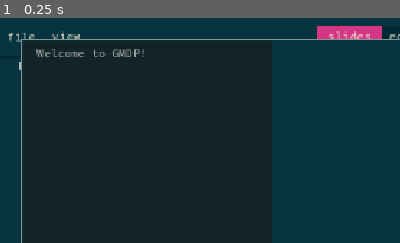
Above: before the commit, frame 1.
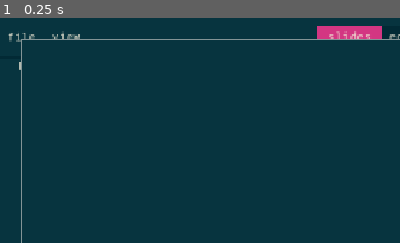
Above: after the commit, the same moment.

Repository: WinnerWind/gmdp
Game: Godot game, scene res://scenes/main.tscn
Two runs of this game, one before a commit and one after it. Both use one fixed random seed, a clock stepped at 60 frames per second and the inputs below.
Inputs:
- Up to frame 1 (0.25 s): no input
The pictures show only the part of the screen within x 0-50%, y 0-50%; the shares and areas given below are measured in that part.

The runs differ from the first frame. In frame 1, 0.5% of the frame differs, in the area x 9-36%, y 13-18%.
Error before the commit: Attempt to call function 'get_directories' in base 'null instance' on a null instance. (res://scripts/ui/views/help_panel.gd:17)

Commit message:
Basic docs panel (no closing)

Diff:
--- a/project.godot
+++ b/project.godot
@@ -35,6 +35,7 @@
 
 folder_colors={
 "res://addons/": "gray",
+"res://docs/": "red",
 "res://resources/": "teal",
 "res://scenes/": "green",
 "res://scripts/": "blue",
--- a/resources/theme/base.tres
+++ b/resources/theme/base.tres
@@ -101,6 +101,14 @@
 bg_color = Color(0.00784314, 0.164706, 0.207843, 1)
 
 [sub_resource type="StyleBoxEmpty" id="StyleBoxEmpty_7ip6p"]
+
+[sub_resource type="StyleBoxEmpty" id="StyleBoxEmpty_obvna"]
+
+[sub_resource type="StyleBoxEmpty" id="StyleBoxEmpty_chhdl"]
+
+[sub_resource type="StyleBoxEmpty" id="StyleBoxEmpty_d4yhd"]
+
+[sub_resource type="StyleBoxEmpty" id="StyleBoxEmpty_ijfu0"]
 
 [sub_resource type="StyleBoxFlat" id="StyleBoxFlat_tv0ux"]
 content_margin_left = 5.0
@@ -208,6 +216,10 @@
 TextEdit/colors/font_color = Color(0.976471, 0.94902, 0.87451, 1)
 TextEdit/styles/focus = SubResource("StyleBoxEmpty_7ip6p")
 TextEdit/styles/normal = ExtResource("2_lfacf")
+Tree/styles/focus = SubResource("StyleBoxEmpty_obvna")
+Tree/styles/panel = SubResource("StyleBoxEmpty_chhdl")
+Tree/styles/selected = SubResource("StyleBoxEmpty_d4yhd")
+Tree/styles/selected_focus = SubResource("StyleBoxEmpty_ijfu0")
 VScrollBar/styles/grabber = ExtResource("4_bwsqs")
 VScrollBar/styles/grabber_highlight = SubResource("StyleBoxFlat_tv0ux")
 VScrollBar/styles/grabber_pressed = SubResource("StyleBoxFlat_tv0ux")
--- a/scenes/main.tscn
+++ b/scenes/main.tscn
@@ -354,7 +354,7 @@
 script = ExtResource("11_ya4ey")
 tree = NodePath("Panel/Sorter/Tree")
 content_label = NodePath("Panel/Sorter/Content")
-docs_path = "res://docs/Welcome to GMDP!"
+docs_path = "res://docs"
 
 [node name="Panel" type="PanelContainer" parent="Help Panel"]
 layout_mode = 2
@@ -389,3 +389,4 @@
 [connection signal="file_selected" from="NavSorter/Save File" to="." method="save"]
 [connection signal="pressed" from="Warnings Panel/Panel/MarginContainer/Sorter/Button" to="Warnings Panel" method="hide"]
 [connection signal="pressed" from="Warnings Panel/Panel/MarginContainer/Sorter/Button" to="Warnings Panel" method="reset_warnings"]
+[connection signal="cell_selected" from="Help Panel/Panel/Sorter/Tree" to="Help Panel" method="_on_tree_cell_selected"]
--- a/scripts/ui/views/help_panel.gd
+++ b/scripts/ui/views/help_panel.gd
@@ -6,47 +6,47 @@
 @export_dir var docs_path:String
 
 func _ready() -> void:
-	load_docs_in_dir(docs_path)
+	get_directories_recursive(docs_path)
 
+func get_directories_recursive(path:String) -> void:
+	var dir := DirAccess.open(path)
+	if dir == null:
+		printerr("Could not open: ", path)
+		return
+	var subdirs := dir.get_directories()
+	if subdirs.is_empty(): return
+	for subdir in subdirs:
+		var child_abs := path.rstrip("/") + "/" + subdir
+		var parent_name := child_abs.get_base_dir().trim_prefix(docs_path).split("/")[-1]
+		add_to_tree(subdir,parent_name)
+		get_directories_recursive(child_abs)
 
-func load_docs_in_dir(directory_path:String = "") -> void:
-	var dir_name := directory_path.trim_prefix(directory_path.get_base_dir()+"/")
-	var parent_dir_name := directory_path.trim_suffix("/"+dir_name).trim_prefix(docs_path+"/")
-	var dir = DirAccess.open(directory_path)
-	set_tree_button(dir_name, parent_dir_name if not parent_dir_name == docs_path.trim_suffix("/"+dir_name) else "")
-	for directory:String in dir.get_directories():
-		load_docs_in_dir(directory_path +"/" + directory)
-
-func load_index_file(path:String) -> void:
-	var index_path := path + "/index.md"
-	if FileAccess.file_exists(index_path):
-		var file = FileAccess.open(index_path, FileAccess.READ)
-
-func set_tree_button(child_name:String, parent_name:String = "") -> void:
-	if parent_name == "": #looking for root
+func add_to_tree(child_name:String, parent_name:String = "") -> void:
+	if parent_name == "": # root element
 		var parent = tree.create_item()
 		parent.set_text(0,child_name)
-	else: #Has a parent
-		# find parent item
-		print(find_tree_item_by_text(tree.get_root(), parent_name).get_text(0))
-		var parent = find_tree_item_by_text(tree.get_root(), parent_name)
+	else:
+		var parent = find_tree_item_by_name(parent_name)
 		var child = tree.create_item(parent)
-		child.set_text(0,child_name)
+		child.set_text(0, child_name)
 
-func find_tree_item_by_text(current_item: TreeItem, target_text: String, column_index: int = 0) -> TreeItem:
-	if current_item == null:
-		return null
+func find_tree_item_by_name(child_name:String) -> TreeItem:
+	var child = tree.get_root() #start from root
+	while child.get_text(0) != child_name:
+		child = child.get_next_in_tree()
+	return child
 
-	# Check the text of the current item in the specified column
-	if current_item.get_text(column_index) == target_text:
-		return current_item
+func _on_tree_cell_selected() -> void:
+	var item := tree.get_selected()
+	var path:String
+	while item != null: #Iterate over the tree and get path
+		path = item.get_text(0)+"/"+path
+		item = item.get_parent()
+	path = docs_path +"/"+ path #get docs path bcak
+	set_text_content(path)
 
-	# Check children
-	var child = current_item.get_first_child()
-	while child != null:
-		var found_item = find_tree_item_by_text(child, target_text, column_index)
-		if found_item != null:
-			return found_item
-		child = child.get_next()
+func set_text_content(absolute_path:String) -> void:
+	var file = FileAccess.open(absolute_path+"index.md", FileAccess.READ)
+	if not file: return
 
-	return null
+	content_label.text = file.get_as_text()
Not shown: 1 places in resources/theme/base.tres that only renumber resources
Not shown, added: docs/Welcome to GMDP!/index.md
